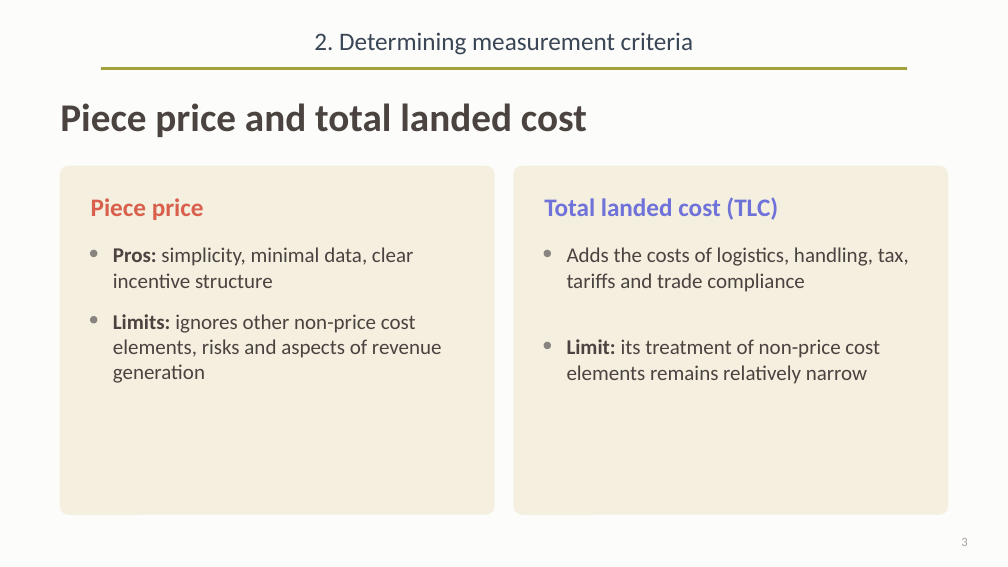
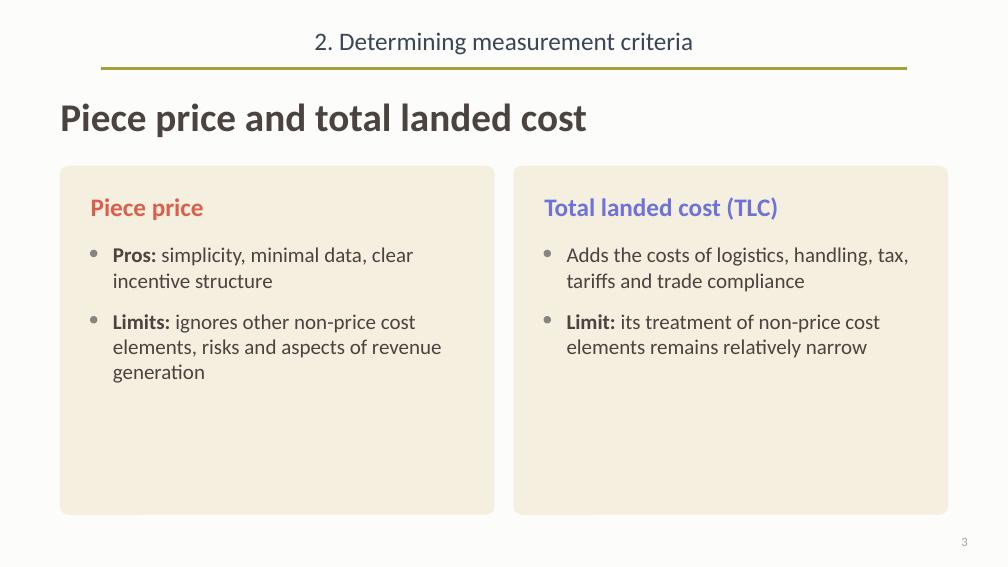
Before and after one commit to OfficialMatteoPiras/ManagementEngineering, a slide deck: slide 3 of SmartOperationsAndSupplyChain Management/pdf/Supplier Measurement Criteria-claude.pptx. Drawn at 1008x567 pixels with LibreOffice and Linux fonts; fonts in the diff are those of the drawing. Boxes give left, top, right and bottom in pixels: in the first picture for what was removed or moved away, otherwise in the second. Text is boxed around its words. In the diff, an @@ line names an element or a change of style, - is before the commit and + after.

```diff
--- a/SmartOperationsAndSupplyChain Management/pdf/Supplier Measurement Criteria-claude.pptx
+++ b/SmartOperationsAndSupplyChain Management/pdf/Supplier Measurement Criteria-claude.pptx
@@ ellipse: place and size @@
-ellipse at [544,343,550,349]
+ellipse at [544,317,550,323]
@@ text "Limit: its treatment of non-price ...": place and size @@
-text "Limit: its treatment of non-price ..." at [567,339,880,384]
+text "Limit: its treatment of non-price ..." at [567,314,880,358]
```
Also in this commit, not shown: 3 slides added, 1 other file.
